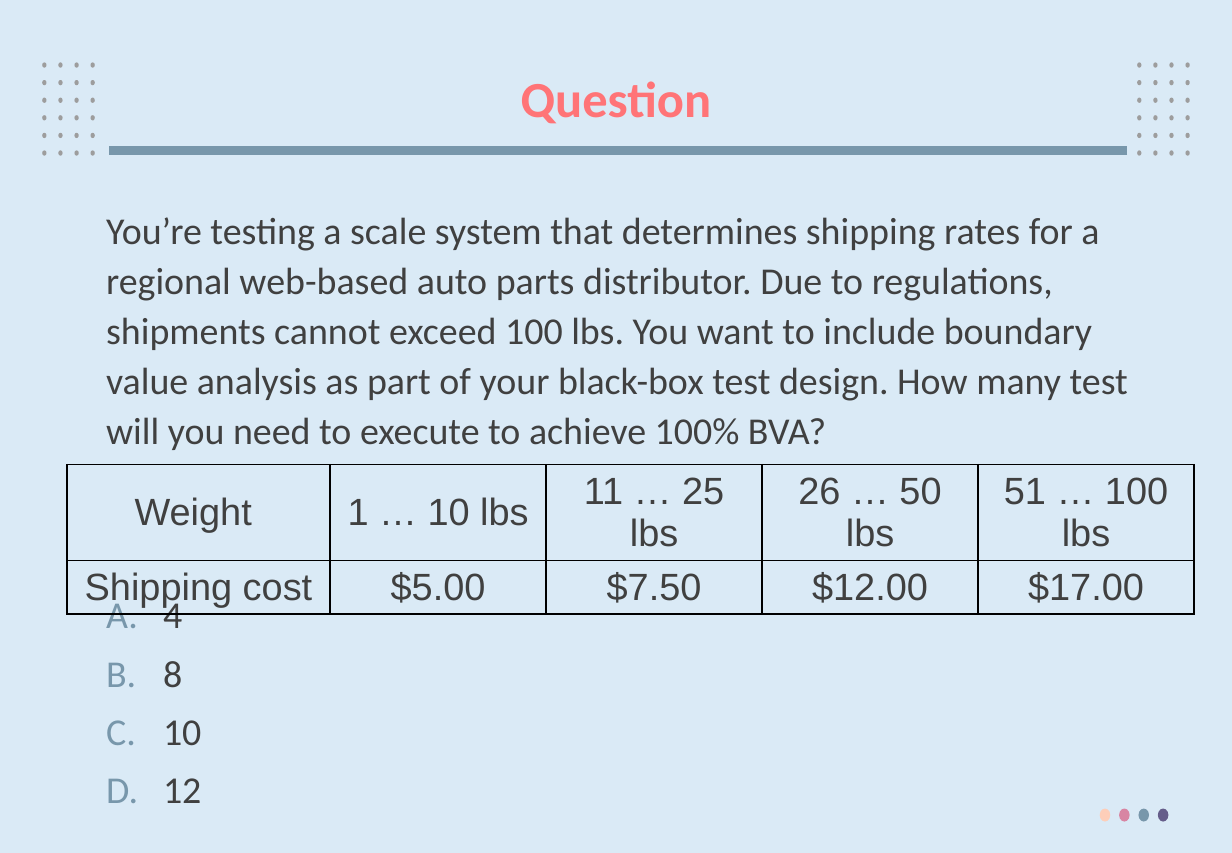
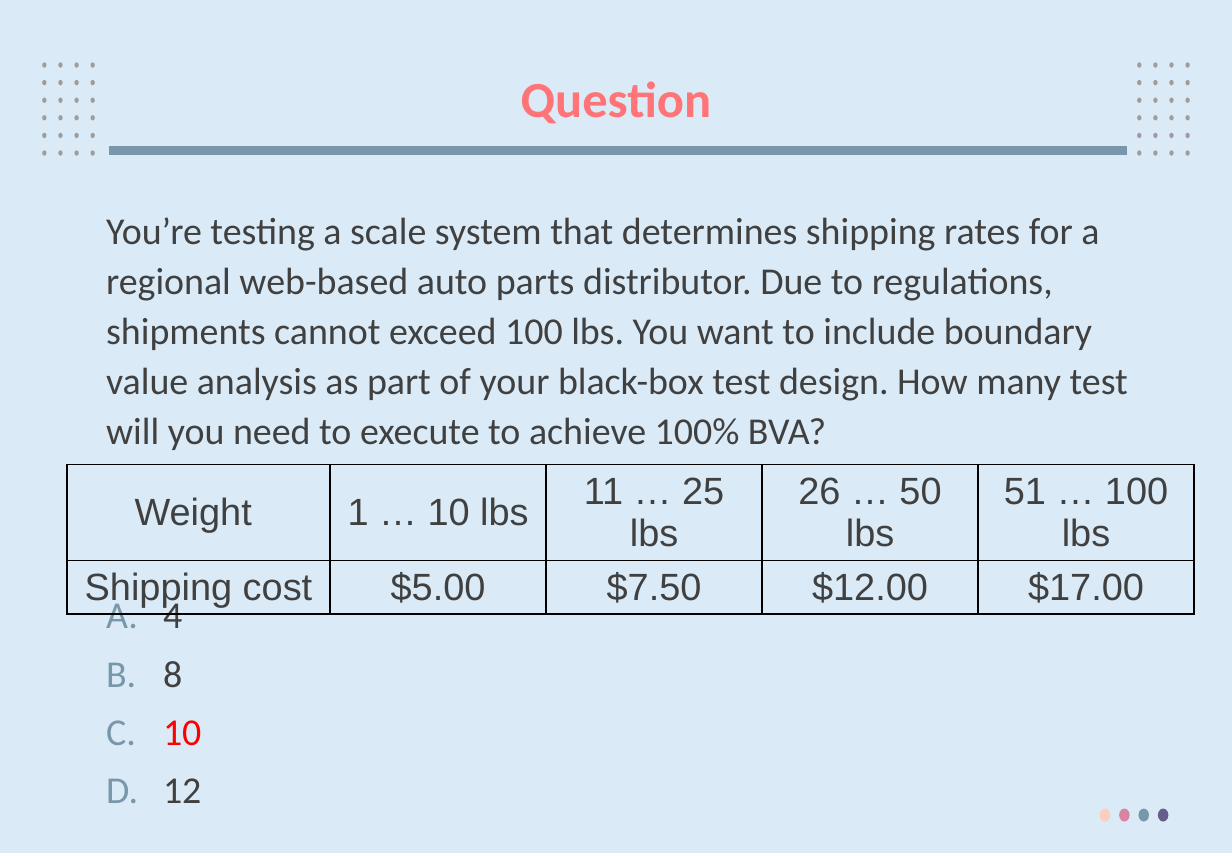
Before and after one commit to PhanManh2003/Specialization, a slide deck: slide 62 of 24_fall/SWT301/Slide 2018/SWT4_tim.pptx. Drawn at 1232x853 pixels with LibreOffice and Linux fonts; fonts in the diff are those of the drawing; background and template pictures are left out. Boxes give left, top, right and bottom in pixels: in the first picture for what was removed or moved away, otherwise in the second. Text is boxed around its words. In the diff, an @@ line names an element or a change of style, - is before the commit and + after.

```diff
--- a/24_fall/SWT301/Slide 2018/SWT4_tim.pptx
+++ b/24_fall/SWT301/Slide 2018/SWT4_tim.pptx
@@ text at <box>163,720,201,746</box>: text colour #404040 to #FF0000 in "10" @@
```
Also in this commit, not shown: 12 other slides changed, 2 other files.
